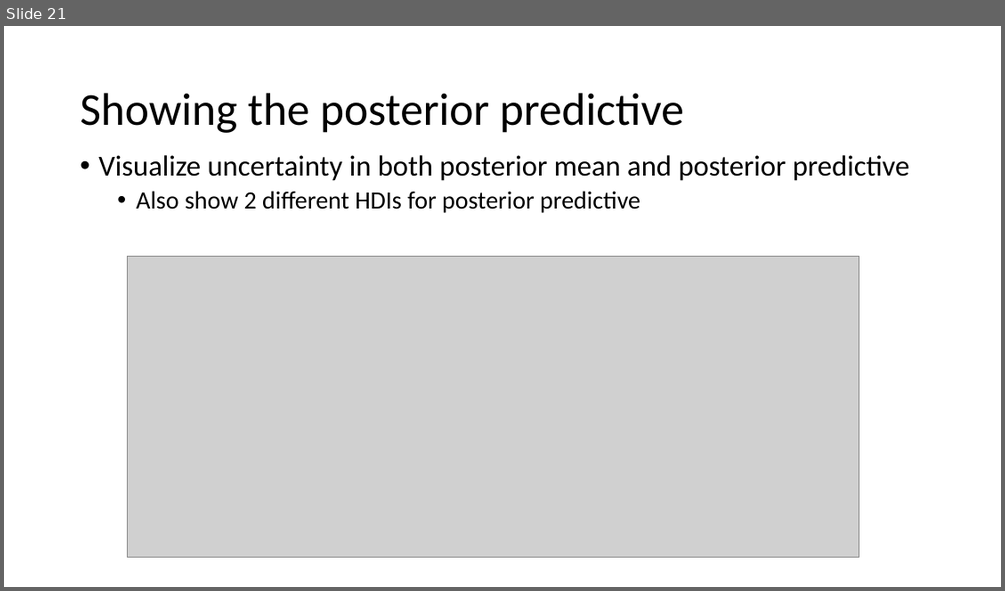
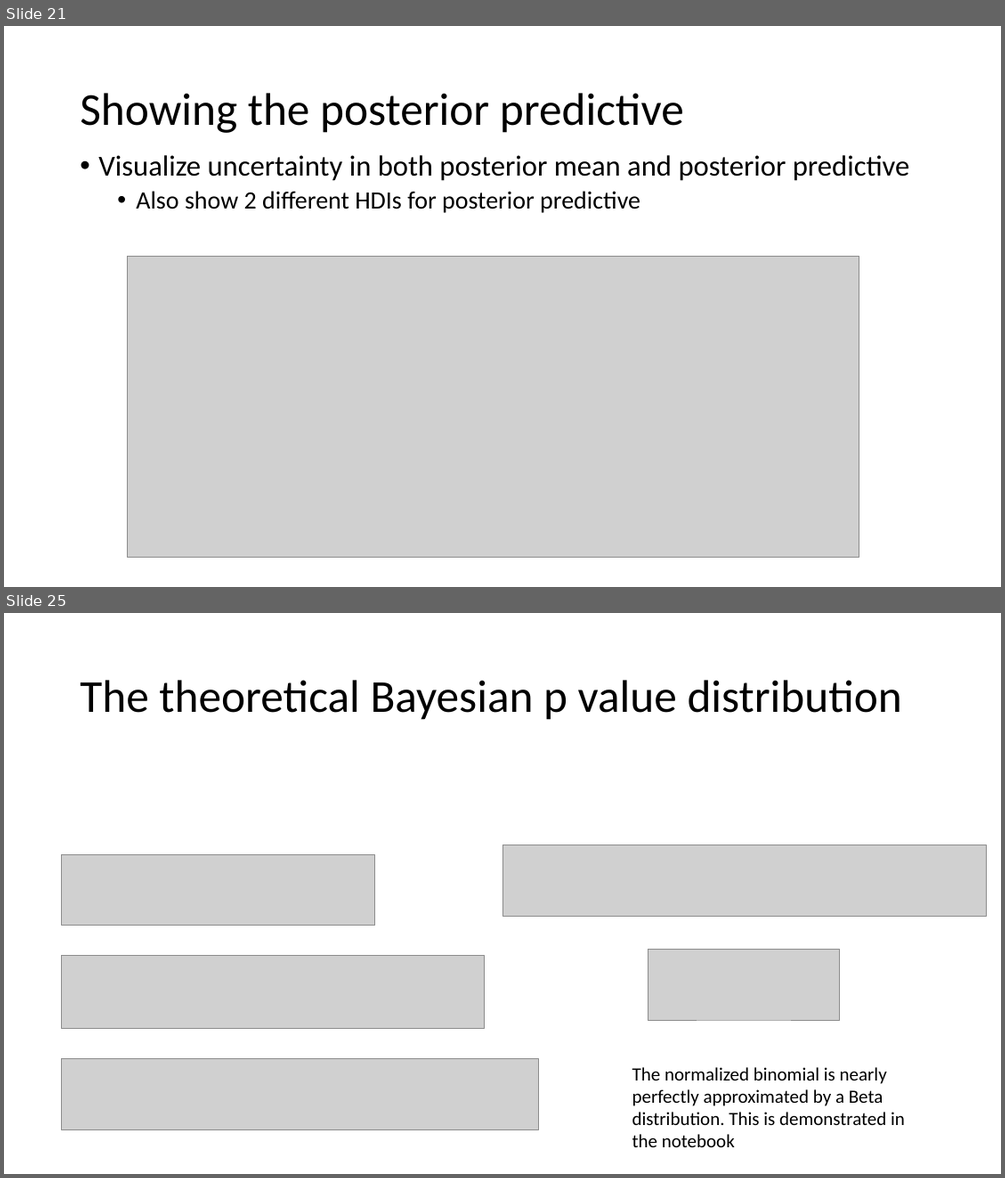
Before and after one commit to opherdonchin/StatisticalComputationAndAnalysis, a slide deck: Lectures/Lecture 6 Linear models.pptx. Shown one above the other, each under a label of ours: slide 21 before the commit, slides 21 and 25 after it; the slides between them are not shown. The pictures are 1005x591 and 1005x1178 pixels, drawn with LibreOffice and Linux fonts; fonts in the diff are those of the drawing; grey boxes stand for pictures. Boxes give left, top, right and bottom in pixels: in the first picture for what was removed or moved away, otherwise in the second. Text is boxed around its words. In the diff, an @@ line names an element or a change of style, - is before the commit and + after.

```diff
--- a/Lectures/Lecture 6 Linear models.pptx
+++ b/Lectures/Lecture 6 Linear models.pptx
@@ slide 25 added at [4, 613, 1001, 1174], background #FFFFFF @@
@@ title added at [80, 680, 902, 720], 44 pt, text #000000 @@
+The theoretical Bayesian p value distribution
@@ picture added at [502, 844, 987, 916] @@
@@ picture added at [62, 854, 375, 925] @@
@@ picture added at [62, 956, 485, 1028] @@
@@ picture added at [647, 949, 840, 1020] @@
@@ picture added at [62, 1059, 539, 1130] @@
@@ text added at [632, 1067, 905, 1147], 18 pt, text #000000 @@
+The normalized binomial is nearly perfectly approximated by a Beta distribution. This is demonstrated in the notebook
```
Also in this commit, not shown: 3 slides changed, 16 other slides added, 4 other files.
